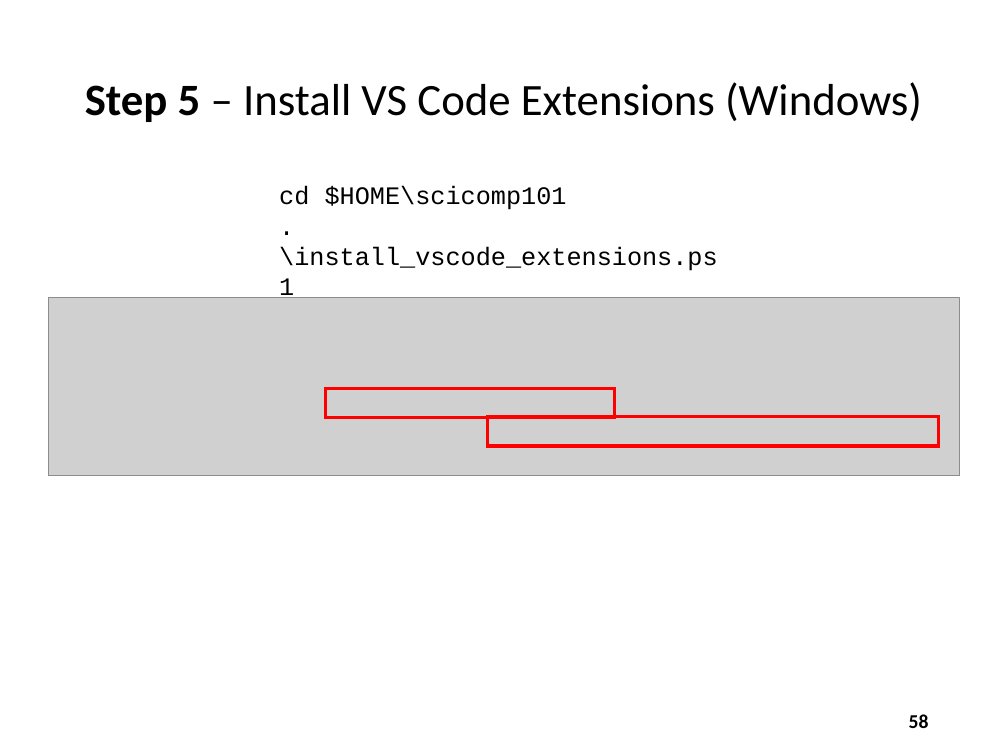
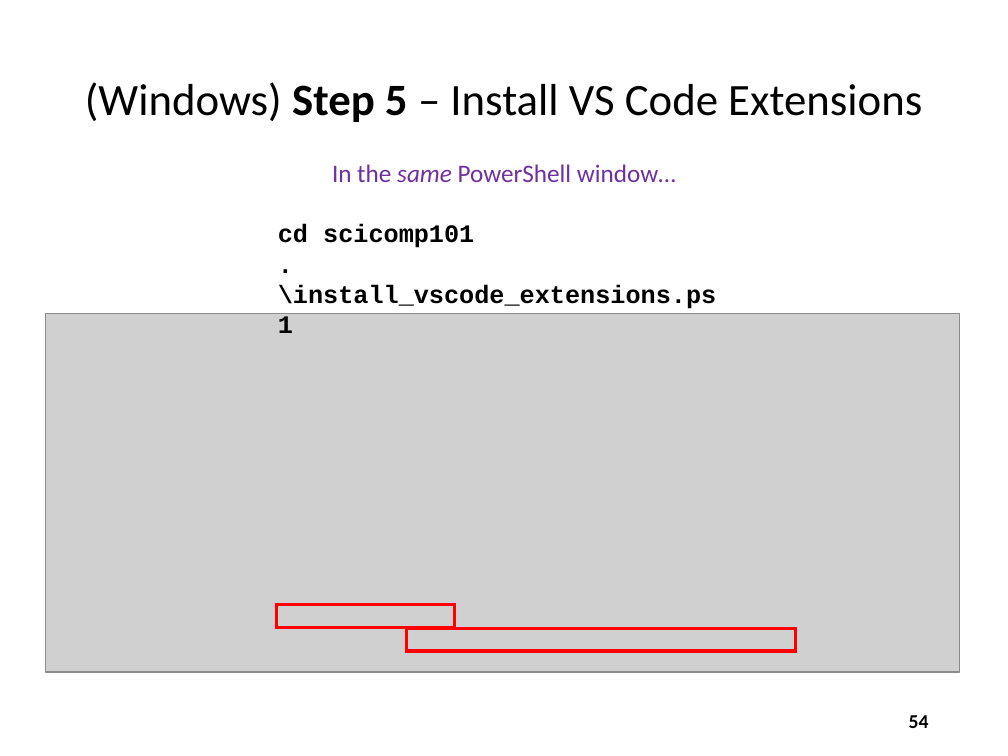
Before and after one commit to dbiersach/scicomp101, a slide deck: slide 54 of Session 01 - Introducing Scientific Computing/Session 01 - Introducing Scientific Computing.pptx (slide 58 before the commit). Drawn at 1008x756 pixels with LibreOffice and Linux fonts; fonts in the diff are those of the drawing; grey boxes stand for pictures. Boxes give left, top, right and bottom in pixels: in the first picture for what was removed or moved away, otherwise in the second. Text is boxed around its words. In the diff, an @@ line names an element or a change of style, - is before the commit and + after.

Commit message:
Update install steps

```diff
--- a/Session 01 - Introducing Scientific Computing/Session 01 - Introducing Scientific Computing.pptx
+++ b/Session 01 - Introducing Scientific Computing/Session 01 - Introducing Scientific Computing.pptx
@@ title at box(85, 82, 922, 122): text changed @@
-Step 5 – Install VS Code Extensions (Windows)
+(Windows) Step 5 – Install VS Code Extensions
@@ text added at box(332, 164, 676, 182), 18 pt, text #7030A0 @@
+In the same PowerShell window…
@@ text "cd scicomp101": place and size @@
-text "cd scicomp101" at box(279, 186, 718, 271)
+text "cd scicomp101" at box(278, 224, 717, 309)
@@ text at box(278, 224, 474, 248): text changed; bold on @@
-cd $HOME\scicomp101
+cd scicomp101
@@ picture removed at box(48, 297, 961, 476) @@
@@ text at box(278, 284, 717, 309): bold on in ".\install_vscode_extensions.ps1" @@
@@ picture added at box(45, 313, 961, 672) @@
@@ rectangle: place and size @@
-rectangle at box(326, 389, 615, 418)
+rectangle at box(277, 605, 455, 627)
@@ rectangle: place and size @@
-rectangle at box(487, 416, 938, 446)
+rectangle at box(406, 628, 795, 650)
@@ page number at box(909, 715, 929, 728): text changed @@
-58
+54
```
Also in this commit, not shown: 14 other slides changed, 2 slides added.
